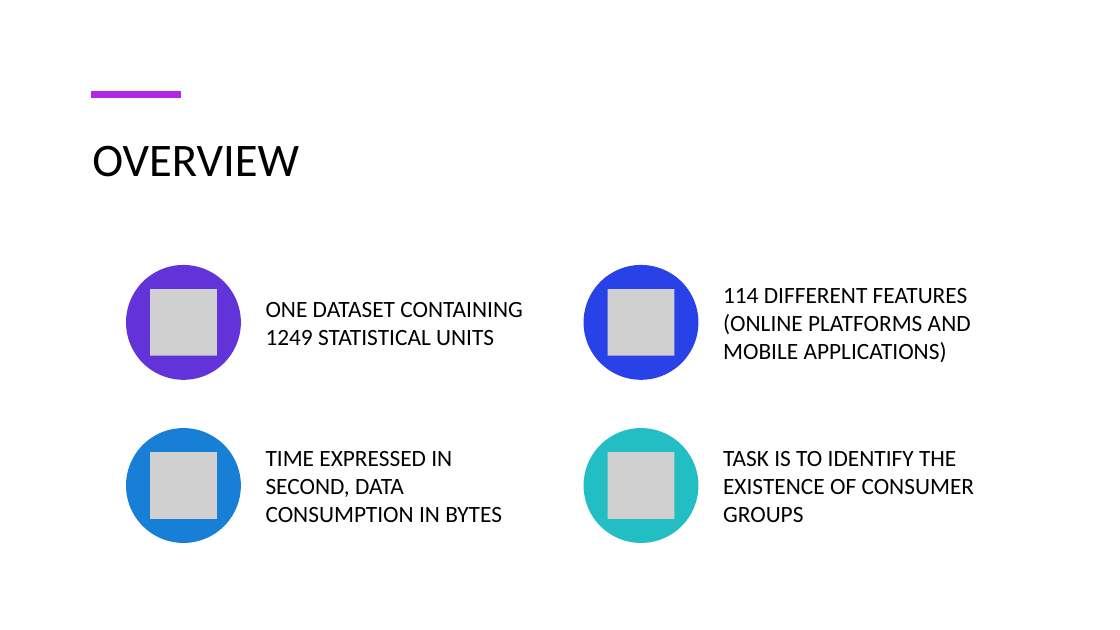
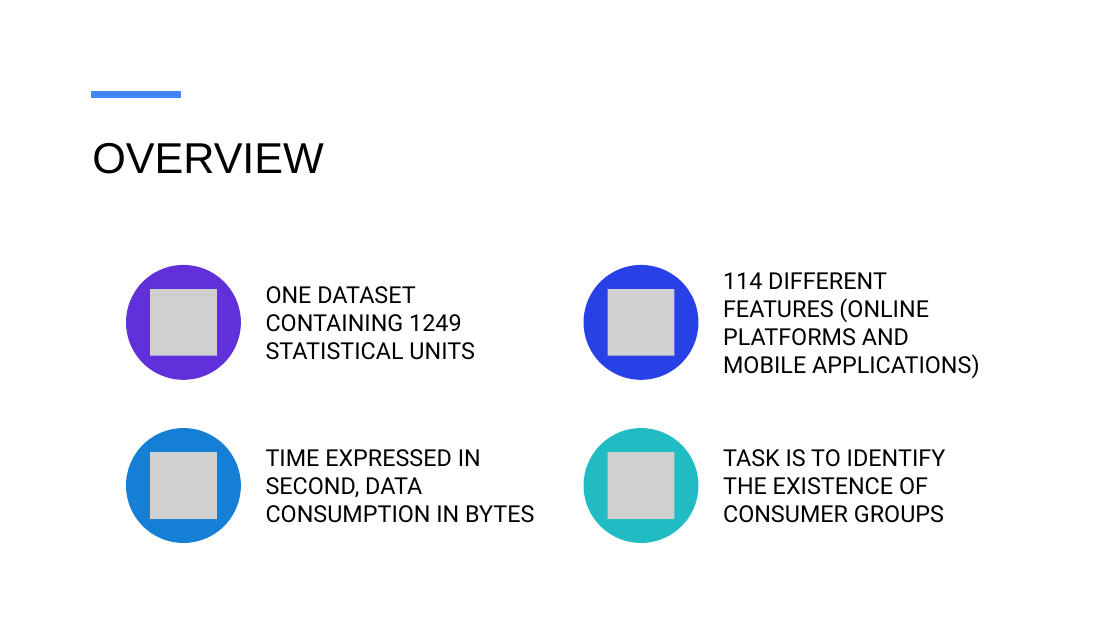
Before and after one commit to MKZuziak/SLLD_2022-_Users-Consumption-Behavior, a slide deck: slide 3 of Unsupervised methods to group users’ consumption behaviour to enhance personalize service degradation policies.pptx. Drawn at 1120x630 pixels with LibreOffice and Linux fonts; fonts in the diff are those of the drawing; grey boxes stand for pictures. Boxes give left, top, right and bottom in pixels: in the first picture for what was removed or moved away, otherwise in the second. Text is boxed around its words. In the diff, an @@ line names an element or a change of style, - is before the commit and + after.

```diff
--- a/Unsupervised methods to group users’ consumption behaviour to enhance personalize service degradation policies.pptx
+++ b/Unsupervised methods to group users’ consumption behaviour to enhance personalize service degradation policies.pptx
@@ line (91, 95) - (181, 95): stroke #AF29E7 6 pt to #4285F4 6 pt @@
@@ title "OVERVIEW" at (92,143,323,174): size 40 to 37 pt, font Calibri to Arial @@
@@ font Calibri to Roboto; less space between paragraphs in 4 elements at (266,286,474,360), (723,272,980,378), (266,449,534,523), (723,449,946,523) @@
```
Also in this commit, not shown: 15 other slides changed, 6 slides added, 7 slides removed, 1 other file.
